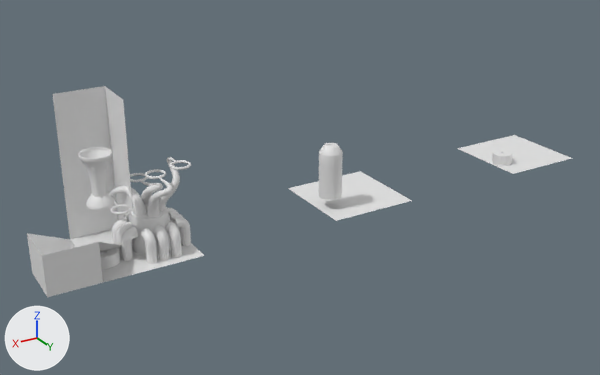
One commit to the Blender file industries/toyland/bubble_generator.blend: the scene before it, then after it.
Before and after are seen from a 50 mm lens placed at (8.4, 29.1, 14.9), pointed at (-8.4, 1.1, 0.9). Lighting does not change. The marker at lower left points along +X, +Y and +Z.
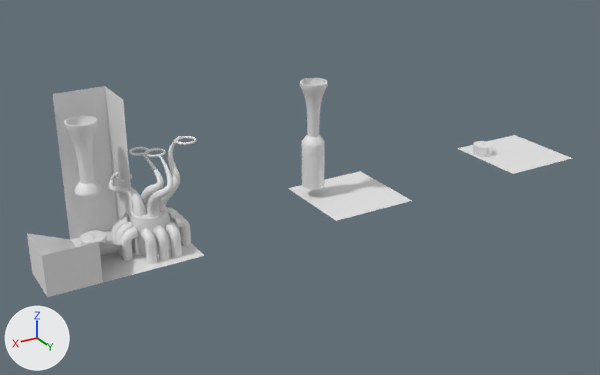
The change, as JSON lines over the scene's bpy script:
```json
{"block": "me_circle_009", "where": "me_circle_009.from_pydata(...)  # 352 vertices, 320 faces; spans x -1.17..1.17, y -1.17..1.17, z 1.6..4.8"}
{"block": "me_circle_009", "where": "# used by ob_circle_002; location = (0.4, 1.6, 2.0); scale = (0.5, 0.5, 0.5)"}
{"block": "me_circle_009", "change": "me_circle_009 part 1: the whole mesh is scaled about its middle by (1, 1, 1.5), then moved by (0.0, 0.0, 0.8)"}
{"op": "set", "path": "ob_circle_005.location", "old": "(-19.6, 1.6, 0.0)", "new": "(-19.6, 0.2, 0.0)"}
{"op": "set", "path": "ob_circle_001.location", "old": "(-9.6, 1.6, 2.0)", "new": "(-9.6, 0.2, 2.0)"}
{"op": "set", "path": "ob_circle_004.location", "old": "(-9.6, 1.6, 2.0)", "new": "(-9.6, 0.2, 2.0)"}
{"op": "set", "path": "ob_circle_003.location", "old": "(0.4, 1.6, 2.0)", "new": "(0.4, 0.2, 2.0)"}
{"op": "set", "path": "ob_circle_002.location", "old": "(0.4, 1.6, 2.0)", "new": "(0.4, 0.2, 2.0)"}
{"op": "set", "path": "ob_circle.location", "old": "(0.4, 1.6, 0.0)", "new": "(0.4, 0.2, 0.0)"}
{"op": "set", "path": "ob_cylinder_015.scale", "old": "(0.5, 0.5, 1.36)", "new": "(0.5, 0.5, 1.56)"}
{"op": "set", "path": "ob_cylinder_001.scale", "old": "(0.5, 0.5, 1.27)", "new": "(0.5, 0.5, 1.55)"}
{"op": "set", "path": "ob_cylinder_014.scale", "old": "(0.5, 0.5, 1.4)", "new": "(0.5, 0.5, 1.61)"}
{"op": "set", "path": "ob_torus_003.location", "old": "(-0.7, 0.5, 1.5)", "new": "(-1.0, 0.0, 2.6)"}
{"op": "set", "path": "ob_torus_002.location", "old": "(-1.6, 0.1, 2.5)", "new": "(-1.9, -0.3, 3.4)"}
{"op": "set", "path": "ob_torus_001.location", "old": "(-1.9, 1.3, 3.0)", "new": "(-2.1, 0.9, 3.7)"}
{"op": "set", "path": "ob_torus.location", "old": "(-2.6, 2.1, 3.5)", "new": "(-3.0, 1.8, 4.3)"}
{"op": "add", "block": "ob_circle_006", "code": ["ob_circle_006 = bpy.data.objects.new('Circle.006', me_circle_009)", "ob_circle_006.location = (-9.6, 0.2, 2.0)", "ob_circle_006.scale = (0.5, 0.5, 0.5)", "_m = ob_circle_006.modifiers.new('Solidify', 'SOLIDIFY')", "_m.thickness = 0.1", "_m.nonmanifold_thickness_mode = 'FIXED'", "_m.nonmanifold_merge_threshold = 0.0003", "_m = ob_circle_006.modifiers.new('EdgeSplit', 'EDGE_SPLIT')"]}
```

What differs and where, as boxes [x1, y1, x2, y2] in the pictures (600 x 375 px; the box of a moved part takes in the faces that stretch with it):
```json
{"object": "Circle.002", "change": "mesh rescaled, moved", "before": [78, 147, 112, 197], "after": [64, 116, 97, 184], "on screen": "35% taller"}
{"object": "Circle.001", "change": "moved", "before": [319, 164, 342, 200], "after": [302, 153, 325, 189]}
{"object": "Circle.006", "change": "added", "after": [300, 78, 328, 137]}
{"object": "Circle.004", "change": "moved", "before": [319, 143, 343, 167], "after": [302, 134, 325, 157]}
{"object": "Circle.003", "change": "moved", "before": [86, 192, 114, 210], "after": [75, 180, 102, 196]}
{"object": "Circle", "change": "moved", "before": [100, 248, 120, 269], "after": [80, 231, 107, 246]}
{"object": "Circle.005", "change": "moved", "before": [492, 149, 513, 166], "after": [472, 141, 493, 157]}
{"object": "Cylinder.001", "change": "rescaled", "before": [147, 177, 173, 217], "after": [147, 155, 173, 217], "on screen": "54% taller"}
{"object": "Cylinder.014", "change": "rescaled", "before": [159, 157, 180, 211], "after": [159, 136, 181, 211], "on screen": "38% taller"}
{"object": "Cylinder.015", "change": "rescaled", "before": [141, 180, 163, 210], "after": [141, 154, 164, 210], "on screen": "84% taller"}
{"object": "Torus", "change": "moved", "before": [169, 160, 191, 170], "after": [175, 136, 197, 145]}
{"object": "Torus.001", "change": "moved", "before": [145, 169, 166, 179], "after": [144, 148, 166, 157]}
{"object": "Torus.002", "change": "moved", "before": [130, 173, 147, 182], "after": [129, 147, 149, 156]}
{"object": "Torus.003", "change": "moved", "before": [110, 204, 131, 215], "after": [111, 173, 132, 182]}
{"part": 1, "of": "me_circle_009", "change": "moved or reshaped", "before": [78, 147, 112, 197], "after": [64, 78, 328, 184]}
```
